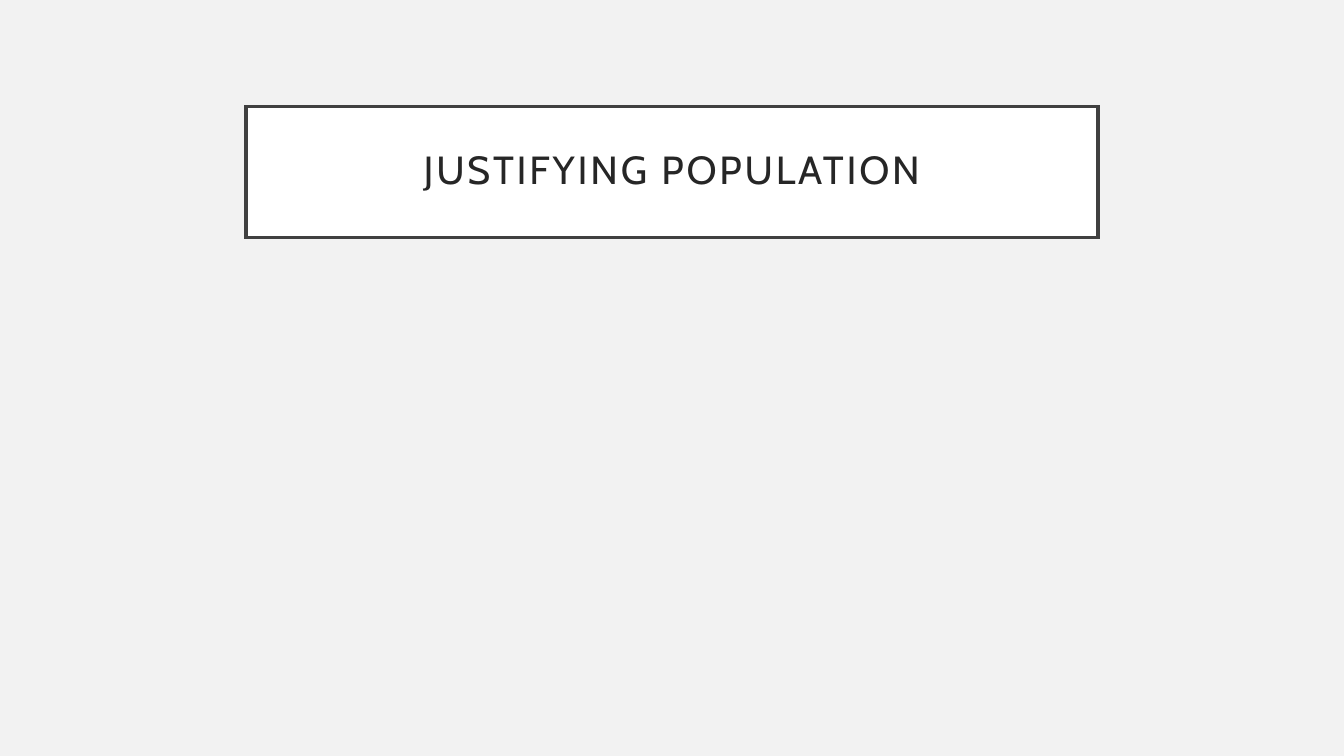
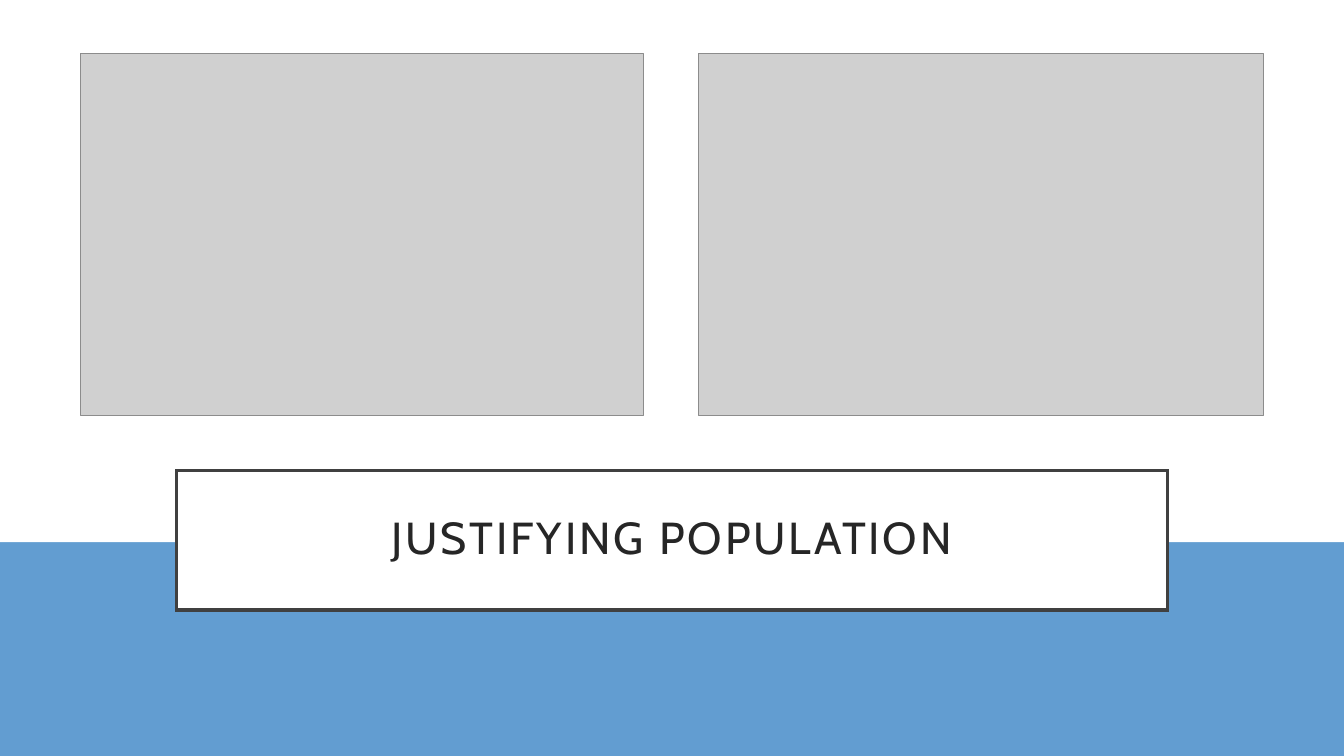
Before and after one commit to oliviaroy20/SocialSensing, a slide deck: slide 8 of Final Presentation.pptx. Drawn at 1344x756 pixels with LibreOffice and Linux fonts; fonts in the diff are those of the drawing; grey boxes stand for pictures. Boxes give left, top, right and bottom in pixels: in the first picture for what was removed or moved away, otherwise in the second. Text is boxed around its words. In the diff, an @@ line names an element or a change of style, - is before the commit and + after.

```diff
--- a/Final Presentation.pptx
+++ b/Final Presentation.pptx
@@ background #F2F2F2 to #629DD1 @@
@@ rectangle added at [0, 0, 1344, 542], fill #FFFFFF @@
@@ picture added at [81, 53, 643, 414] @@
@@ picture added at [699, 53, 1263, 414] @@
@@ title "JUSTIFYING POPULATION": place and size @@
-title "JUSTIFYING POPULATION" at [246, 106, 1098, 237]
+title "JUSTIFYING POPULATION" at [176, 471, 1168, 610]
@@ title "JUSTIFYING POPULATION" at [176, 471, 1168, 610]: size 28 to 32 pt @@
```
Also in this commit, not shown: 1 other slide changed, 6 slides added, 6 slides removed, 3 other files.
